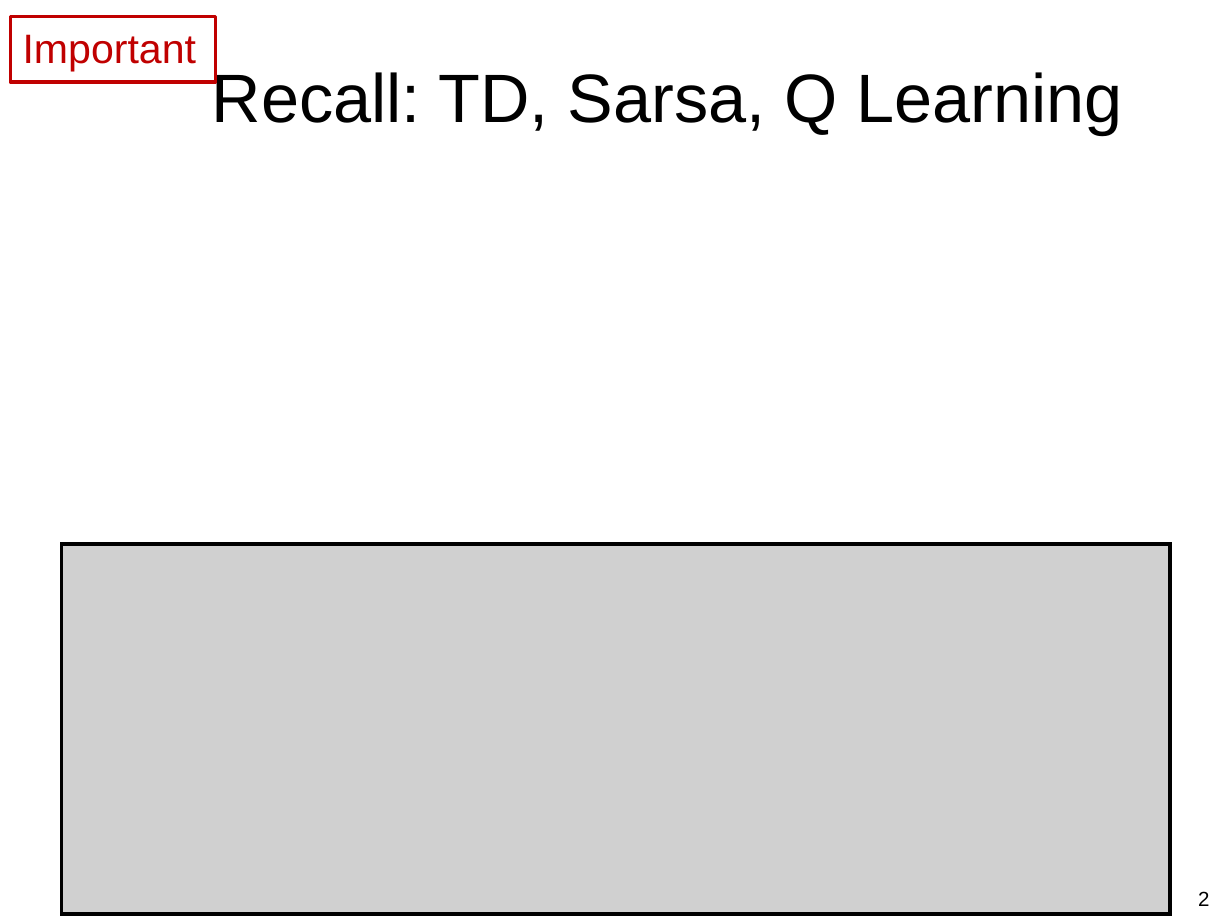
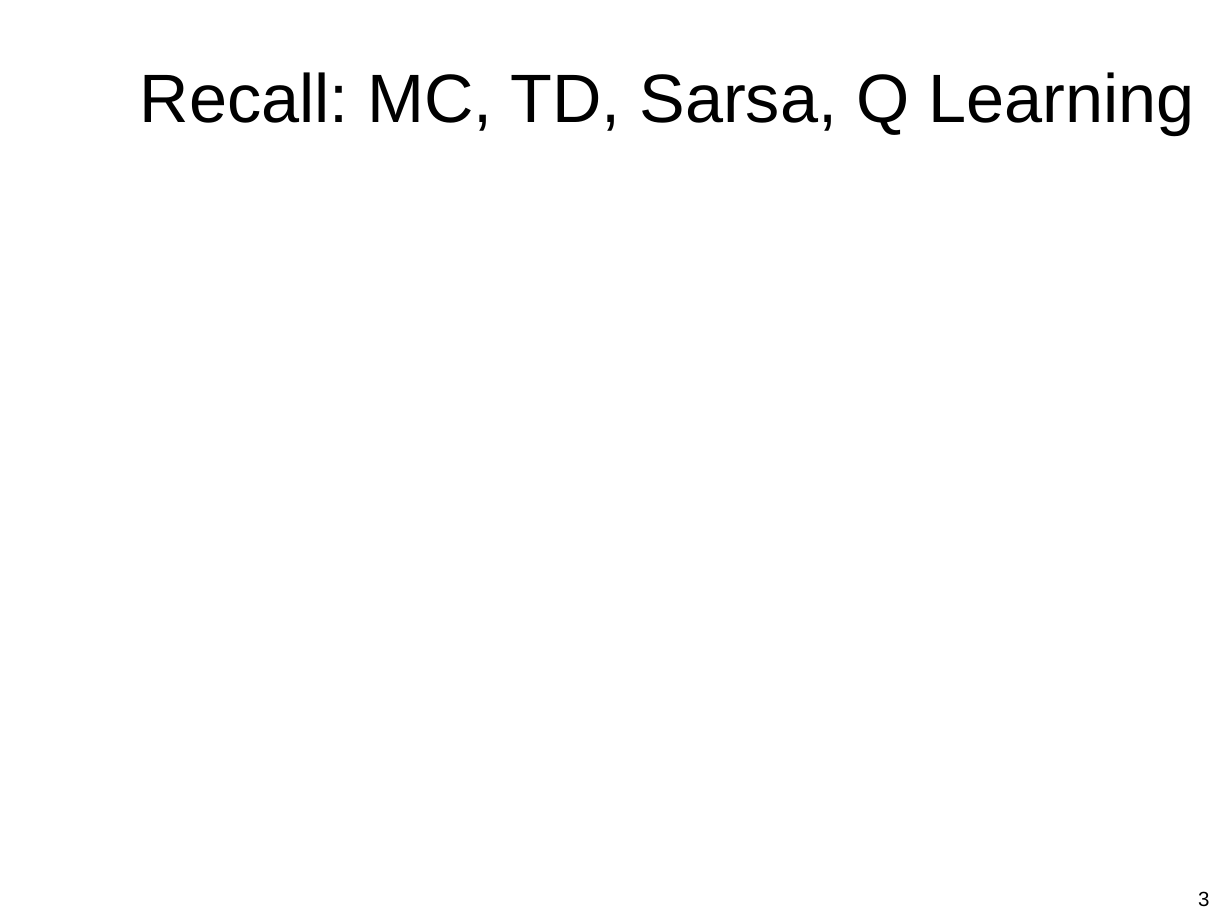
Before and after one commit to guzonghua/saav, a slide deck: slide 3 of PPTs/L7.2.X Worked Examples.pptx (slide 2 before the commit). Drawn at 1232x924 pixels with LibreOffice and Linux fonts; fonts in the diff are those of the drawing; grey boxes stand for pictures. Boxes give left, top, right and bottom in pixels: in the first picture for what was removed or moved away, otherwise in the second. Text is boxed around its words. In the diff, an @@ line names an element or a change of style, - is before the commit and + after.

```diff
--- a/PPTs/L7.2.X Worked Examples.pptx
+++ b/PPTs/L7.2.X Worked Examples.pptx
@@ rectangle removed at [10,16,216,81] @@
-Important
@@ title at [140,72,1194,135]: text changed @@
-Recall: TD, Sarsa, Q Learning
+Recall: MC, TD, Sarsa, Q Learning
@@ picture removed at [62,545,1170,914] @@
@@ page number at [1198,891,1209,907]: text changed @@
-2
+3
```
Also in this commit, not shown: 18 other slides changed, 1 slide added, 1 slide removed, 4 other files.
